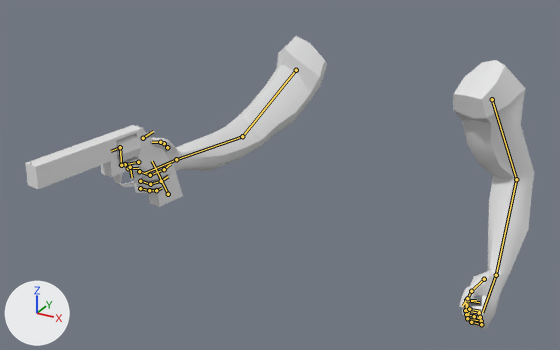
Before and after pictures for a commit that changed the Blender file BlenderTutorial/Arms.blend.
Both versions are drawn from a camera (50 mm lens) standing at (1.2, -3.19, 1.03) and looking at (-0.16, -0.72, -0.2). Lighting does not change. The marker at lower left points along +X, +Y and +Z. The picture after the commit comes second. Both versions are drawn at frame 0 of the action 'RevolverHipFire'; the numbers are the values there. The bones that bend it are drawn over the model as lines.

The first picture shows 'armMesh', 'gunCylinderMesh', 'gunHammerMesh', 'gunMesh', 'gunTriggerMesh'.
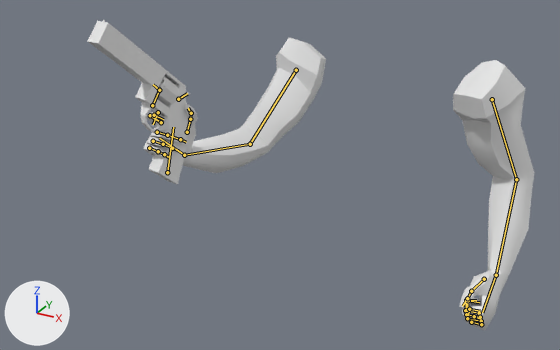
Edits to the scene script, one JSON object a line:
```json
{"block": "bone_thumb_2_l", "where": "bone_thumb_2_l = bpy.data.objects['Armature'].pose.bones['thumb.2.l']  # child of 'thumb.1.l'"}
{"op": "set", "path": "bone_thumb_2_l.rotation_quaternion", "old": "(0.874, 0.274, -0.051, -0.397)", "new": "(0.91, 0.105, 0.024, -0.4)", "note": "degrees (32, 7, -47) -> degrees (10, 7, -47)"}
{"block": "bone_forearm_l_002", "where": "bone_forearm_l_002 = bpy.data.objects['Armature'].pose.bones['forearm.l.002']  # child of 'gunRoot'"}
{"op": "set", "path": "bone_forearm_l_002.rotation_quaternion", "old": "(0.941, 0.338, 0.0, 0.0)", "new": "(1.0, 0.0, 0.0, 0.0)", "note": "degrees (40, 0, 0) -> degrees (0, 0, 0)"}
{"block": "bone_ik_controller_elbow_l", "where": "bone_ik_controller_elbow_l = bpy.data.objects['Armature'].pose.bones['ik.controller.elbow.l']  # child of 'root'"}
{"op": "set", "path": "bone_ik_controller_elbow_l.location", "old": "(0.182, -0.111, -0.27)", "new": "(0.182, -0.168, -0.27)"}
{"op": "set", "path": "bone_ik_controller_elbow_l.rotation_quaternion", "old": "(0.706, 0.052, 0.705, -0.04)", "new": "(0.677, 0.289, 0.646, 0.203)", "note": "degrees (90, 89, 83) -> degrees (90, 49, 83)"}
```

What differs and where, as boxes [x1, y1, x2, y2] in the pictures (560 x 350 px):
```json
{"object": "armMesh", "change": "posed", "before": [125, 36, 534, 330], "after": [144, 38, 534, 330]}
{"object": "gunMesh", "change": "posed", "before": [25, 125, 183, 207], "after": [88, 20, 188, 184], "on screen": "36% narrower, 99% taller"}
{"object": "gunCylinderMesh", "change": "posed", "before": [116, 134, 141, 163], "after": [155, 76, 180, 106]}
{"object": "gunTriggerMesh", "change": "posed", "before": [130, 157, 136, 180], "after": [151, 106, 168, 126]}
{"object": "gunHammerMesh", "change": "posed", "before": [147, 130, 155, 136], "after": [186, 92, 190, 97]}
{"bone": "thumb.2.l", "before": "(160, 142) to (152, 142)", "after": "(191, 113) to (188, 108)"}
{"bone": "forearm.l.002", "before": "(143, 138) to (153, 131)", "after": "(178, 99) to (187, 93)"}
```
